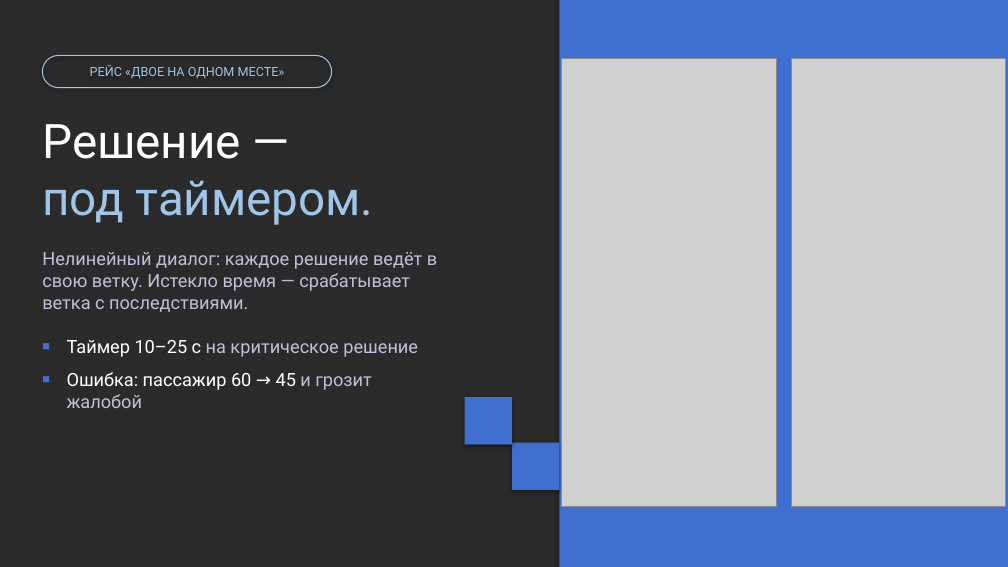
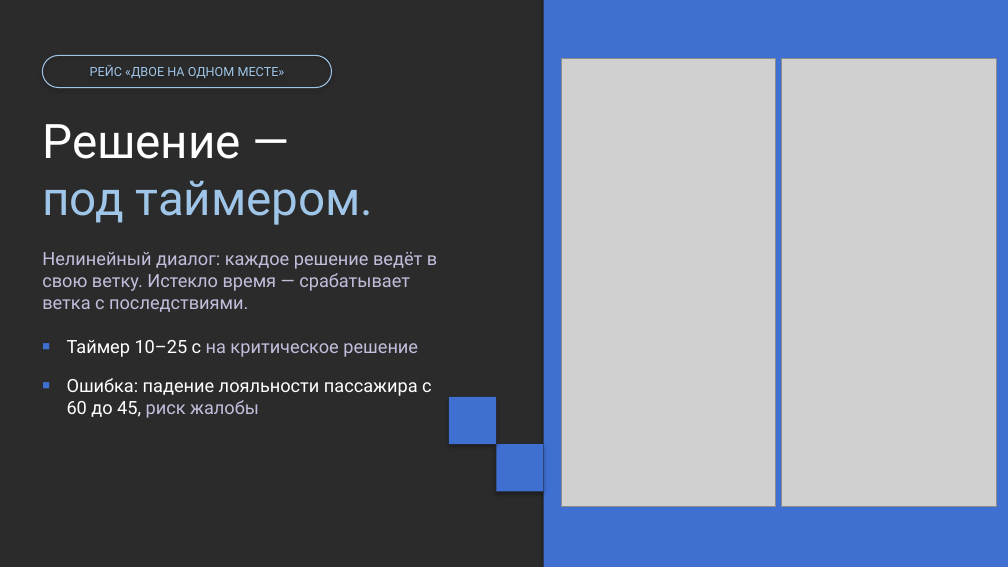
Before and after one commit to tuhlopuz1/mosgortrans-presentation, a slide deck: slide 5 of Магистраль 400 — финал.pptx (slide 4 before the commit). Drawn at 1008x567 pixels with LibreOffice and Linux fonts; fonts in the diff are those of the drawing; grey boxes stand for pictures; background and template pictures are left out; a plain dark background stands for a picture behind light text. Boxes give left, top, right and bottom in pixels: in the first picture for what was removed or moved away, otherwise in the second. Text is boxed around its words. In the diff, an @@ line names an element or a change of style, - is before the commit and + after.

```diff
--- a/Магистраль 400 — финал.pptx
+++ b/Магистраль 400 — финал.pptx
@@ rectangle: place and size @@
-rectangle at [559,0,1008,566]
+rectangle at [543,0,1008,566]
@@ picture: place and size @@
-picture at [791,58,1006,507]
+picture at [782,58,997,507]
@@ text at [67,378,432,418]: text changed @@
-■ Ошибка: пассажир 60 → 45 и грозит жалобой
+■ Ошибка: падение лояльности пассажира с 60 до 45, риск жалобы
@@ rectangle: place and size @@
-rectangle at [465,397,512,445]
+rectangle at [449,397,496,445]
@@ rectangle: place and size @@
-rectangle at [512,443,559,490]
+rectangle at [496,445,543,492]
```
Also in this commit, not shown: 1 slide added, 1 other file.
